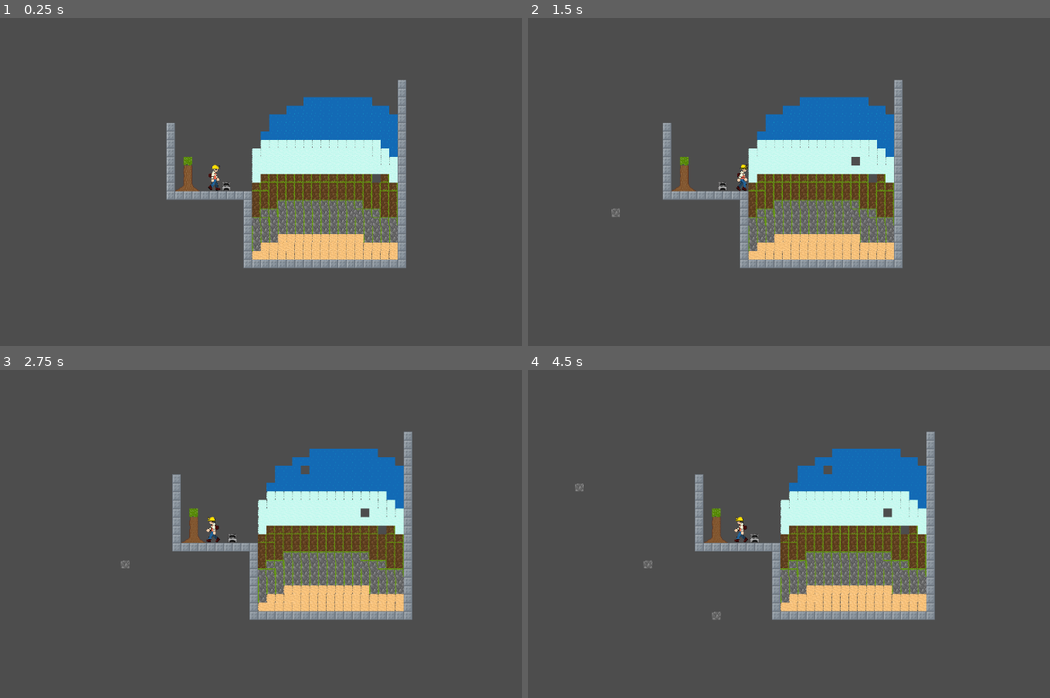
Above: before the commit, frames 1-4 (two rows, left to right).
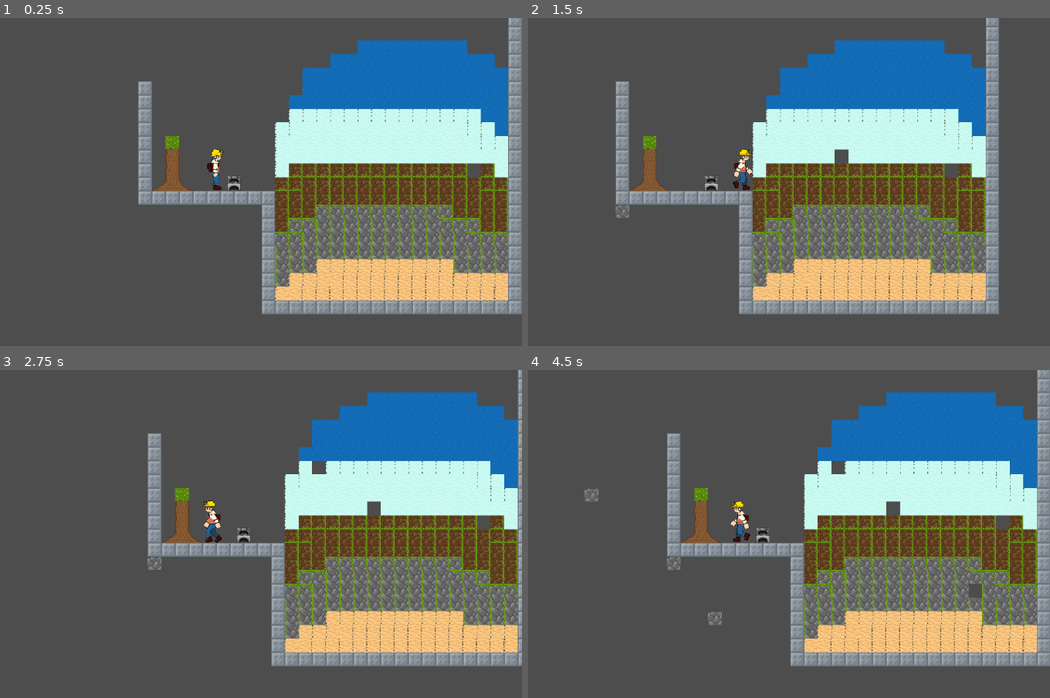
Above: after the commit, the same moments.

Repository: kangurm/Blockbuster
Game: Godot game, scene res://scenes/grid-test.tscn
Two runs of this game, one before a commit and one after it. Both use one fixed random seed, a clock stepped at 60 frames per second and the inputs below.
Inputs (mouse positions are in pixels of both pictures, inside the frame that each line leads up to):
- Up to frame 1 (0.25 s): no input
- Up to frame 2 (1.5 s): tap Enter (ui_accept) at 0.5, 0.77 s; move the mouse to (877, 175) at 0.52 s; hold Right (ui_right) from 0.53 s (still down); click (877, 175) at 0.6 s; move the mouse to (616, 208) at 1.27 s; right-click (616, 208) at 1.35 s
- Up to frame 3 (2.75 s): tap Enter (ui_accept) at 1.52 s; move the mouse to (276, 468) at 2.02 s; release Right (ui_right) at 2.03 s; hold Left (ui_left) from 2.03 s (still down); click (276, 468) at 2.1 s
- Up to frame 4 (4.5 s): move the mouse to (710, 612) at 2.77 s; release Left (ui_left) at 2.78 s; hold Right (ui_right) 2.78-4.28 s; right-click (710, 612) at 2.85 s; tap Enter (ui_accept) at 3.02, 3.77 s; move the mouse to (924, 596) at 3.52 s; click (924, 596) at 3.6 s; move the mouse to (554, 491) at 4.27 s; hold Left (ui_left) from 4.28 s (still down); right-click (554, 491) at 4.35 s

The runs differ from the first frame. In frame 1, 37% of the frame differs, in the area x 26-100%, y 0-91%; in frame 2, 35%; in frame 3, 36%; in frame 4, 37%, in the area x 9-100%, y 0-91%.

Commit message:
move player assets to dedicated dir

Diff:
--- a/scenes/player.tscn
+++ b/scenes/player.tscn
@@ -1,29 +1,38 @@
-[gd_scene load_steps=8 format=3 uid="uid://ely0qhtbl0et"]
+[gd_scene load_steps=9 format=3 uid="uid://ely0qhtbl0et"]
 
 [ext_resource type="Script" path="res://scenes/player.gd" id="1_wlt4k"]
-[ext_resource type="Texture2D" uid="uid://3vk16y8ww2b1" path="res://0 standby.png" id="2_00sxp"]
-[ext_resource type="Texture2D" uid="uid://cb7s3emx7eqi7" path="res://1 move.png" id="3_rorti"]
-[ext_resource type="Texture2D" uid="uid://dqdn0yslodn13" path="res://2 move.png" id="4_2ox6v"]
-[ext_resource type="Texture2D" uid="uid://6q2ah2rha4fv" path="res://3 move.png" id="5_8ilq7"]
+[ext_resource type="Texture2D" uid="uid://gudos3wicbeq" path="res://Player/0 standby.png" id="2_dgsmm"]
+[ext_resource type="Texture2D" uid="uid://fkdgl13p6fok" path="res://Player/0 standing.png" id="2_o3ieu"]
+[ext_resource type="Texture2D" uid="uid://u3ujsvjn00ud" path="res://Player/1 move.png" id="3_pysev"]
+[ext_resource type="Texture2D" uid="uid://cvt8tyg1ewkbk" path="res://Player/2 move.png" id="4_ib4uu"]
+[ext_resource type="Texture2D" uid="uid://vlemnnrhgvft" path="res://Player/3 move.png" id="5_6o527"]
 
 [sub_resource type="SpriteFrames" id="SpriteFrames_bcl07"]
 animations = [{
+"frames": [],
+"loop": true,
+"name": &"jump",
+"speed": 5.0
+}, {
 "frames": [{
-"duration": 1.0,
-"texture": ExtResource("2_00sxp")
+"duration": 0.1,
+"texture": ExtResource("2_o3ieu")
 }, {
 "duration": 1.0,
-"texture": ExtResource("3_rorti")
+"texture": ExtResource("2_dgsmm")
 }, {
 "duration": 1.0,
-"texture": ExtResource("4_2ox6v")
+"texture": ExtResource("3_pysev")
 }, {
 "duration": 1.0,
-"texture": ExtResource("5_8ilq7")
+"texture": ExtResource("4_ib4uu")
+}, {
+"duration": 1.0,
+"texture": ExtResource("5_6o527")
 }],
 "loop": true,
 "name": &"move",
-"speed": 7.0
+"speed": 14.0
 }]
 
 [sub_resource type="RectangleShape2D" id="RectangleShape2D_qhbnb"]
@@ -37,11 +46,12 @@
 scale = Vector2(0.05, 0.05)
 sprite_frames = SubResource("SpriteFrames_bcl07")
 animation = &"move"
-frame = 1
-frame_progress = 0.956224
+frame = 3
+frame_progress = 0.700932
 
 [node name="CollisionShape2D2" type="CollisionShape2D" parent="."]
 position = Vector2(0, -25)
 shape = SubResource("RectangleShape2D_qhbnb")
 
 [node name="Camera2D" type="Camera2D" parent="."]
+zoom = Vector2(1.6, 1.6)
Renamed: 0 standby.png -> Player/0 standby.png
Not shown, added: Player/0 standby.png.import
Binary file added: Player/0 standing.png
Not shown, changed: Player/0 standing.png.import
Binary file added: Player/1 jump.png
Not shown, changed: Player/1 jump.png.import
Renamed: 1 move.png -> Player/1 move.png
Not shown, added: Player/1 move.png.import
Binary file added: Player/2 jump.png
Not shown, changed: Player/2 jump.png.import
Renamed: 2 move.png -> Player/2 move.png
Not shown, added: Player/2 move.png.import
(and 2 more such lines)
